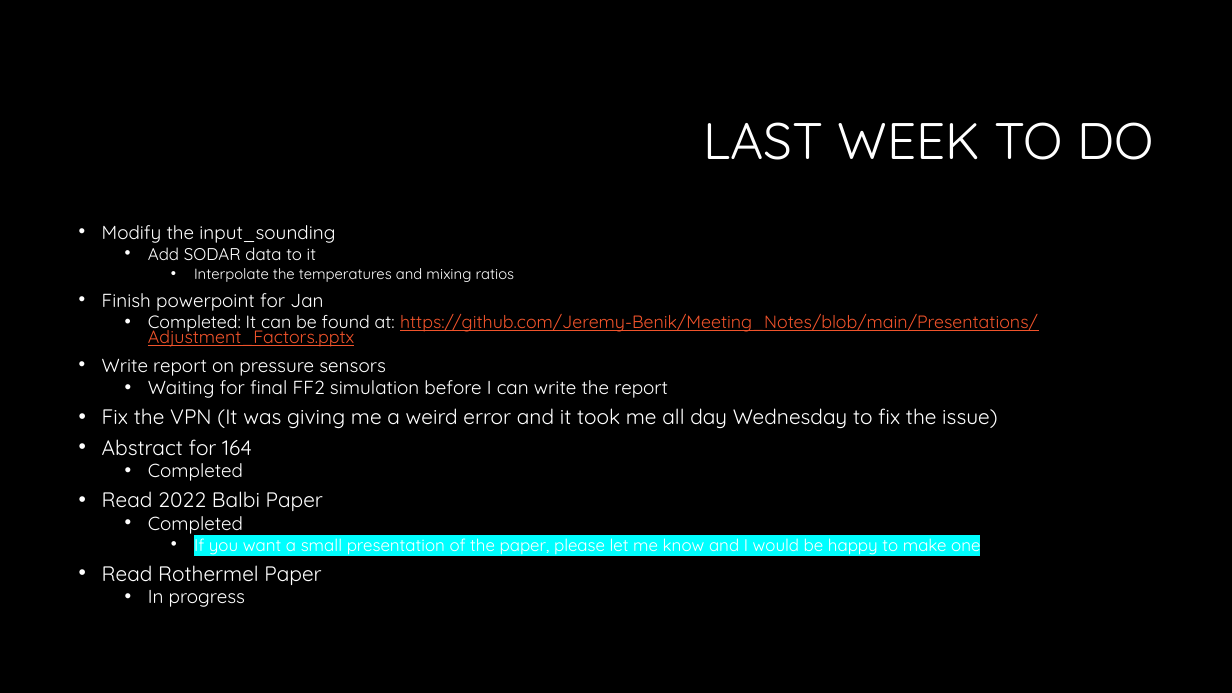
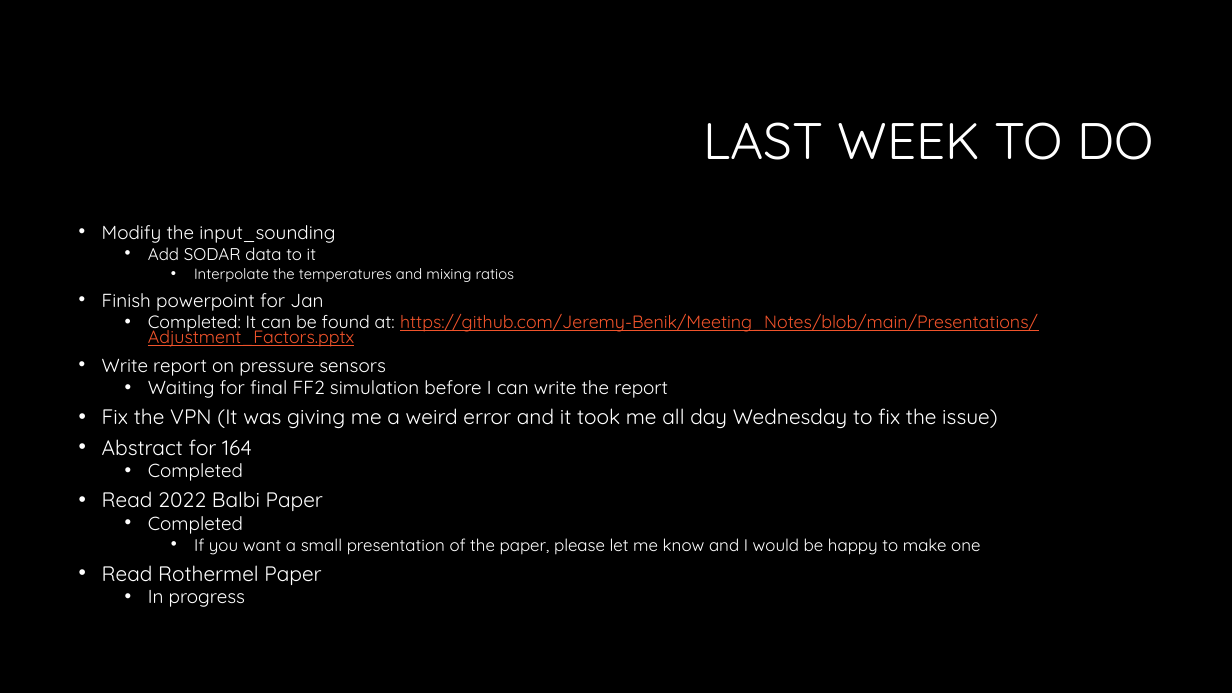
Before and after one commit to Jeremy-Benik/Meeting_Notes, a slide deck: slide 2 of 09022022_Presentation.pptx. Drawn at 1232x693 pixels with LibreOffice and Linux fonts; fonts in the diff are those of the drawing; background and template pictures are left out. Boxes give left, top, right and bottom in pixels: in the first picture for what was removed or moved away, otherwise in the second. Text is boxed around its words. In the diff, an @@ line names an element or a change of style, - is before the commit and + after.

```diff
--- a/09022022_Presentation.pptx
+++ b/09022022_Presentation.pptx
@@ text at (x1=194, y1=538, x2=980, y2=555): highlight #00FFFF to none in "If you want a small presentation of ..." @@
```
Also in this commit, not shown: 1 other slide changed, 1 slide added.
